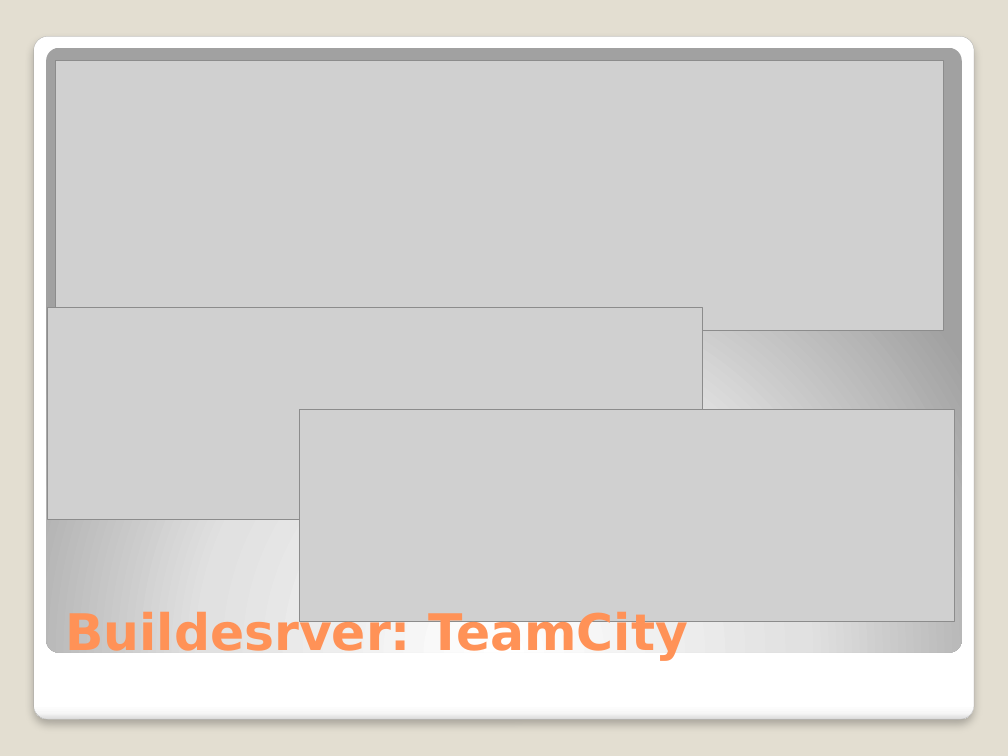
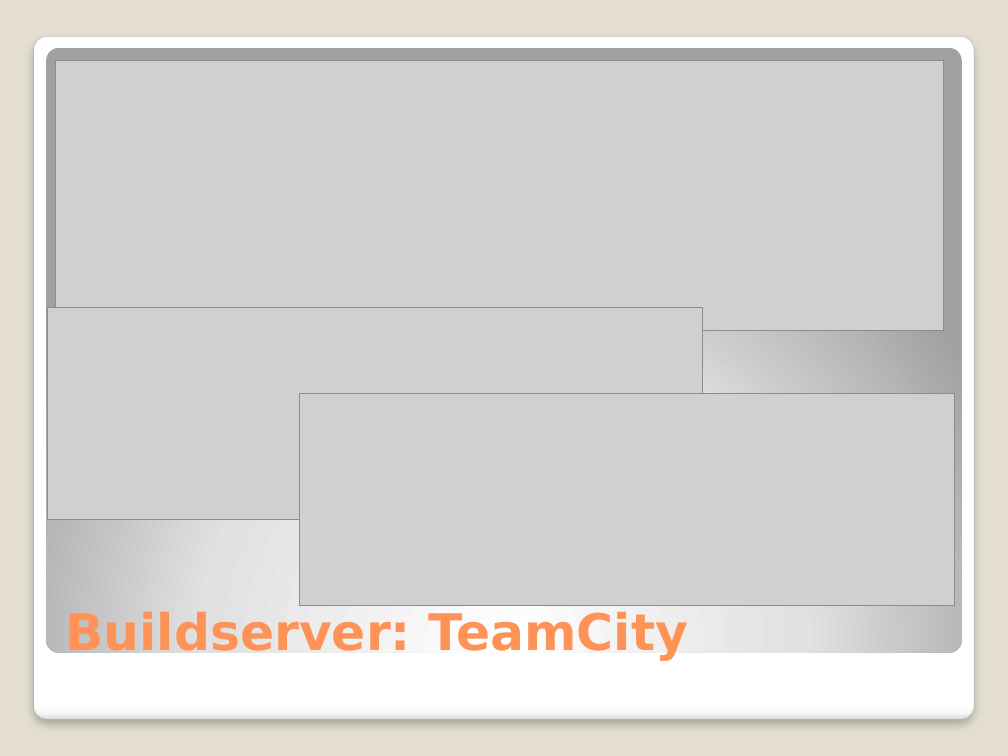
Before and after one commit to michelgrootjans/dkvlessonslearned, a slide deck: slide 34 of slides/Technical Session/Lessons learned.pptx. Drawn at 1008x756 pixels with LibreOffice and Linux fonts; fonts in the diff are those of the drawing; grey boxes stand for pictures. Boxes give left, top, right and bottom in pixels: in the first picture for what was removed or moved away, otherwise in the second. Text is boxed around its words. In the diff, an @@ line names an element or a change of style, - is before the commit and + after.

```diff
--- a/slides/Technical Session/Lessons learned.pptx
+++ b/slides/Technical Session/Lessons learned.pptx
@@ picture: place and size @@
-picture at [299,409,955,621]
+picture at [299,394,955,606]
@@ title at [65,608,688,661]: text changed @@
-Buildesrver: TeamCity
+Buildserver: TeamCity
```
Also in this commit, not shown: 17 other slides changed.
